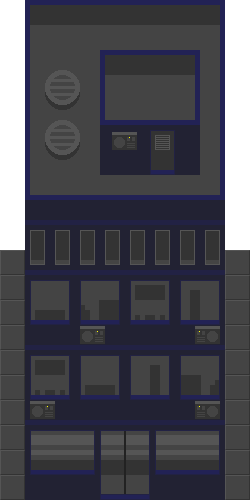
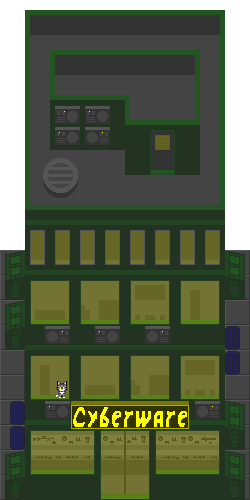
Revision of a layered 250 x 500 image; what changed, layer by layer:
showed "cat" (6th of 6, in "yellow_cyberware"), painted on it over [24, 306, 68, 496]
showed "banner" (6th of 6, in "yellow_cyberware"), painted on it over [71, 401, 189, 429]
showed "light" (6th of 6, in "yellow_cyberware"), opacity 100% → 25%, painted on it over [31, 136, 219, 499]
showed "trash" (6th of 6, in "yellow_cyberware"), painted on it over [5, 251, 245, 500]
painted on "building" (6th of 6, in "yellow_cyberware") over [25, 0, 225, 500]
